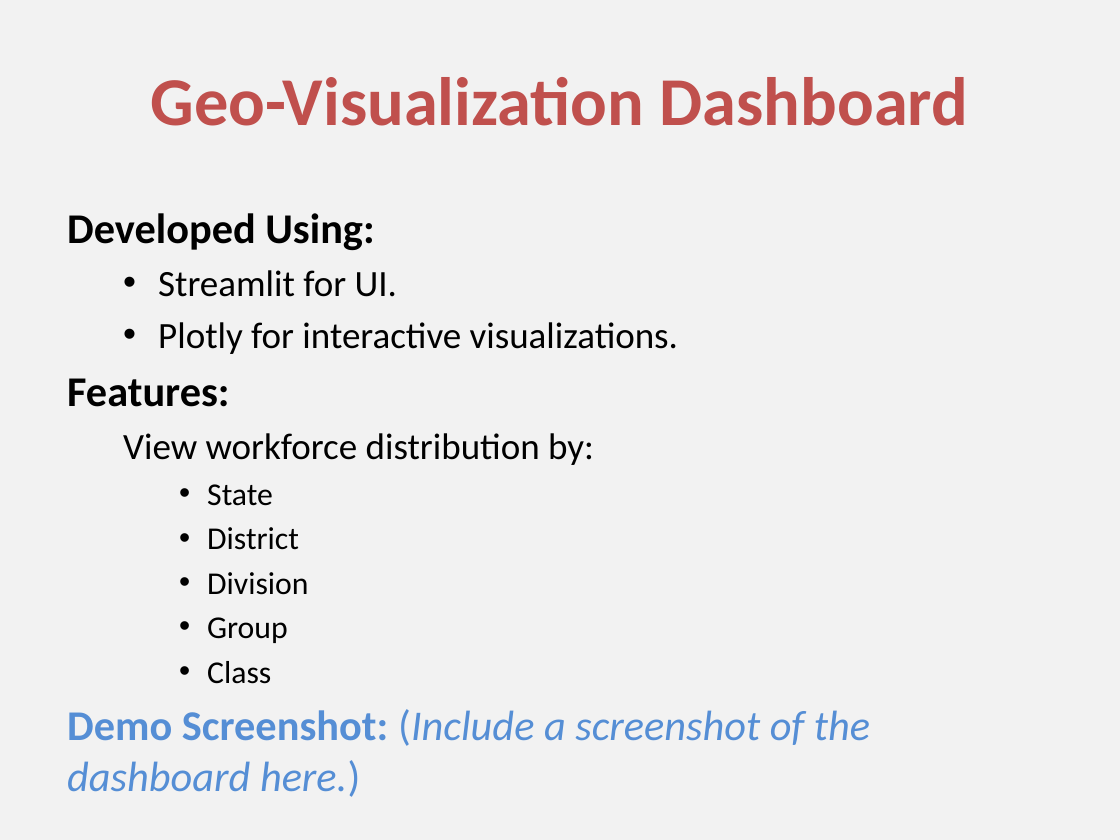
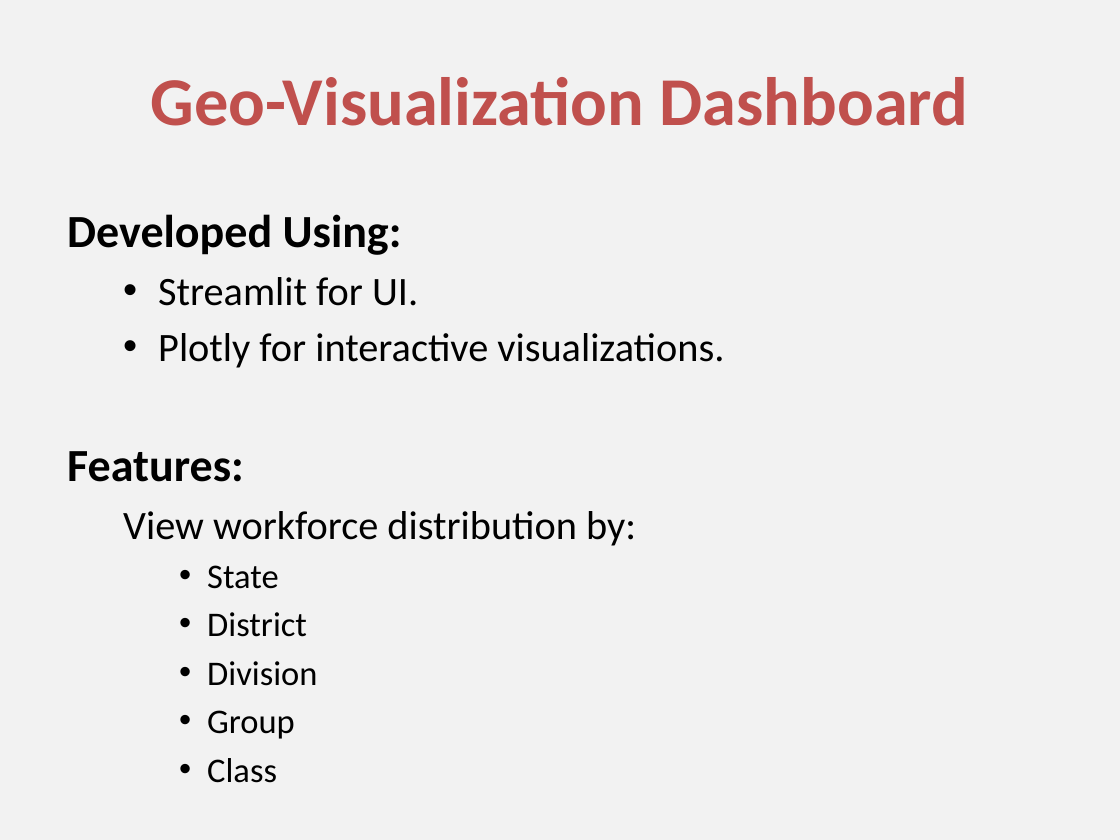
Before and after one commit to Thejasrajsathyamoorthy/Industrial-Human-Resources, a slide deck: slide 13 of I_HR Presentation.pptx. Drawn at 1120x840 pixels with LibreOffice and Linux fonts; fonts in the diff are those of the drawing. Boxes give left, top, right and bottom in pixels: in the first picture for what was removed or moved away, otherwise in the second. Text is boxed around its words. In the diff, an @@ line names an element or a change of style, - is before the commit and + after.

Commit message:
Please enter the commit message for your changes. Lines starting with '#' will be ignored, and an empty message aborts the commit.
On branch main
Your branch is ahead of 'origin/main' by 1 commit.
  (use "git push" to publish your local commits)

Changes to be committed:
	modified:   I_HR Presentation.pptx

```diff
--- a/I_HR Presentation.pptx
+++ b/I_HR Presentation.pptx
@@ text "Developed Using:" at <box>67,214,724,739</box>: size 27.2 to 29.6 pt in "Developed Using:", "Features:"; size 23.8 to 25.9 pt in "Streamlit for UI.", "Plotly for interactive visualizations.", "View workforce distribution by:"; size 20.4 to 22.2 pt in "State", "District", "Division", "Group" and 1 more places @@
@@ text at <box>67,709,870,746</box>: paragraph removed @@
-Demo Screenshot: (Include a screenshot of the dashboard here.)
```
